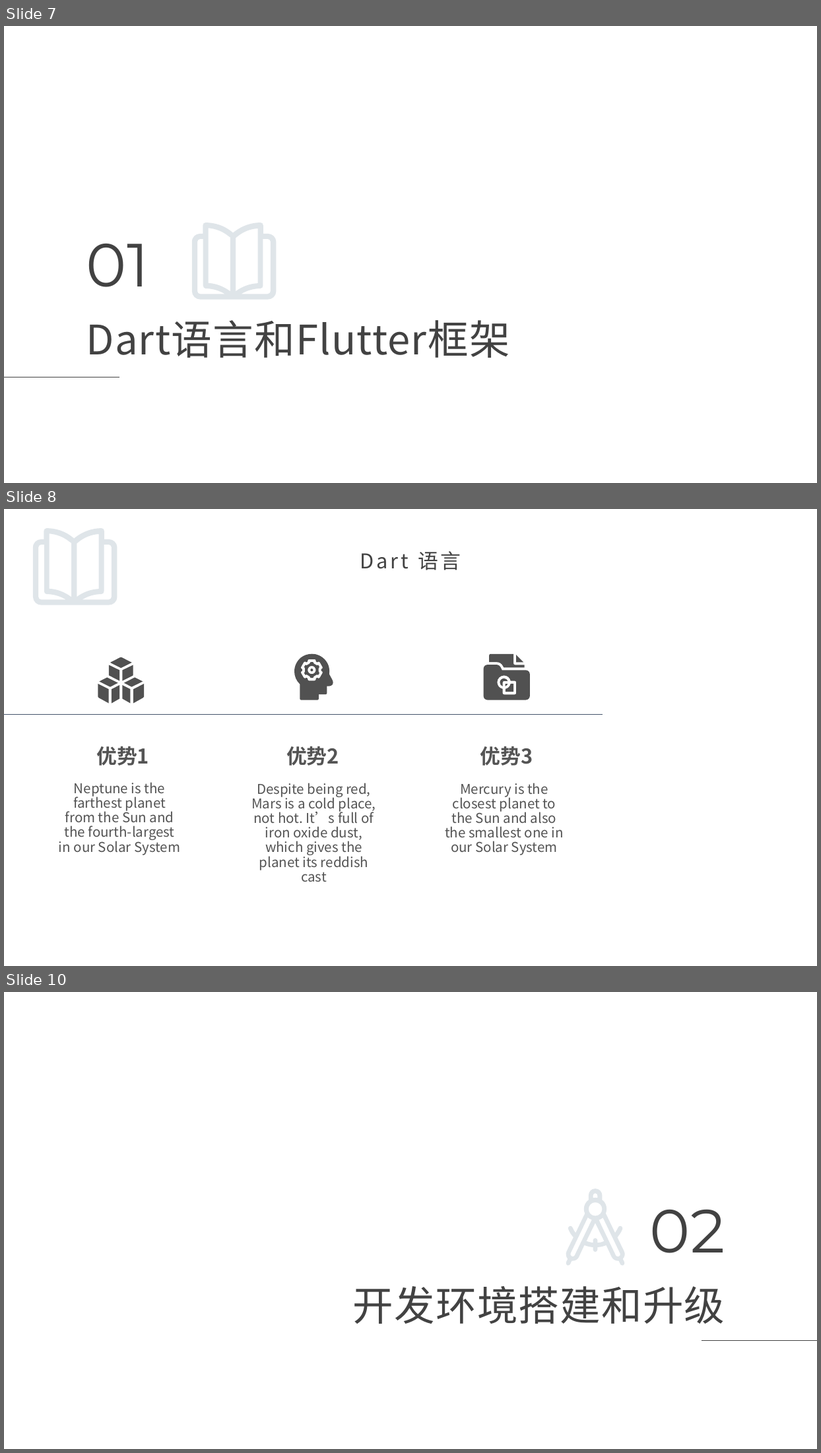
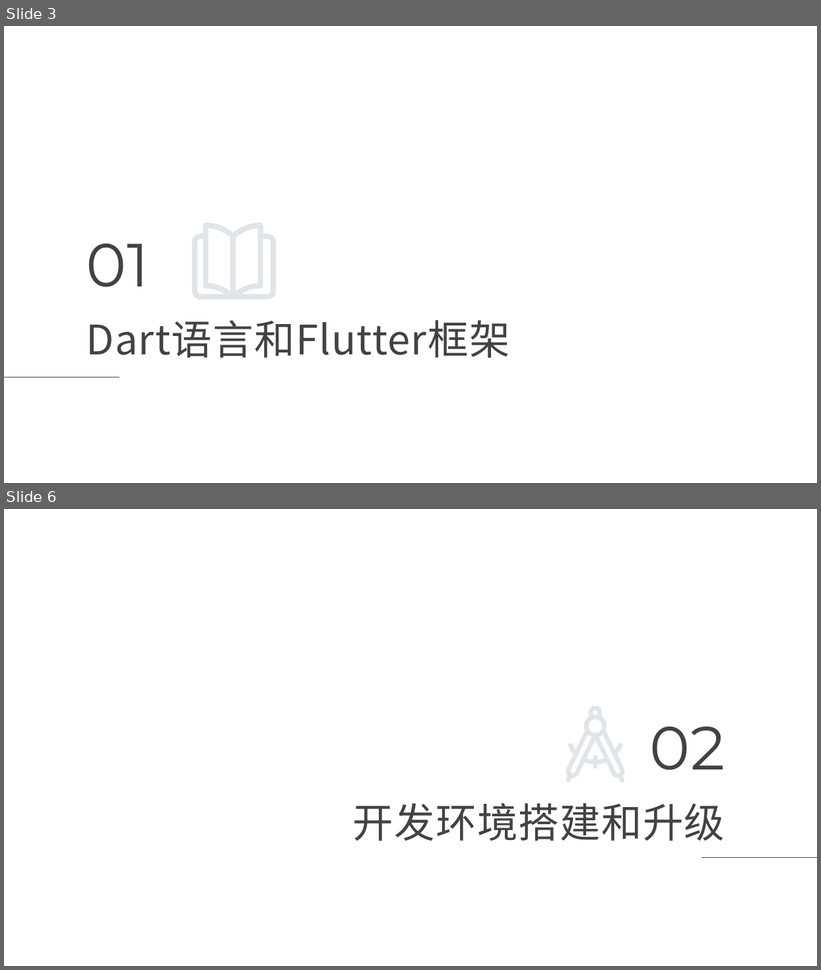
Before and after one commit to maosong-pactera/training, a slide deck: flutter/移动端Flutter_第1课_如何开始工作？.pptx. Shown one above the other, each under a label of ours: slides 7, 8 and 10 before the commit, slides 3 and 6 after it; the slides between them are not shown. The pictures are 821x1453 and 821x970 pixels, drawn with LibreOffice and Linux fonts; fonts in the diff are those of the drawing; background and template pictures are left out. Boxes give left, top, right and bottom in pixels: in the first picture for what was removed or moved away, otherwise in the second. Text is boxed around its words. In the diff, an @@ line names an element or a change of style, - is before the commit and + after.

```diff
--- a/flutter/移动端Flutter_第1课_如何开始工作？.pptx
+++ b/flutter/移动端Flutter_第1课_如何开始工作？.pptx
@@ slide 8 removed at (4, 509, 817, 966), background picture (left out) @@
@@ freeform shape removed at (32, 528, 117, 605) @@
@@ title removed at (360, 551, 461, 570) @@
-Dart 语言
@@ group removed at (98, 657, 145, 704): 9 freeform shapes @@
@@ freeform shape removed at (294, 654, 333, 700) @@
@@ freeform shape removed at (304, 662, 319, 678) @@
@@ group removed at (483, 654, 530, 700): 6 freeform shapes @@
@@ freeform shape removed at (311, 669, 314, 672) @@
@@ line removed from (4, 714) to (603, 714) @@
@@ text removed at (96, 747, 149, 766) @@
-优势1
@@ text removed at (286, 747, 339, 766) @@
-优势2
@@ text removed at (481, 747, 533, 766) @@
-优势3
@@ text removed at (59, 782, 180, 855) @@
-Neptune is the farthest planet from the Sun and the fourth-largest in our Solar System
@@ text removed at (252, 783, 376, 882) @@
-Despite being red, Mars is a cold place, not hot. It’s full of iron oxide dust, which gives the planet its reddish cast
@@ text removed at (445, 783, 564, 855) @@
-Mercury is the closest planet to the Sun and also the smallest one in our Solar System
@@ what was slide 7 is now slide 3 @@
@@ what was slide 10 is now slide 6 @@
```
Also in this commit, not shown: 1 slide changed, 2 slides added, 5 other slides removed, 10 other files.
